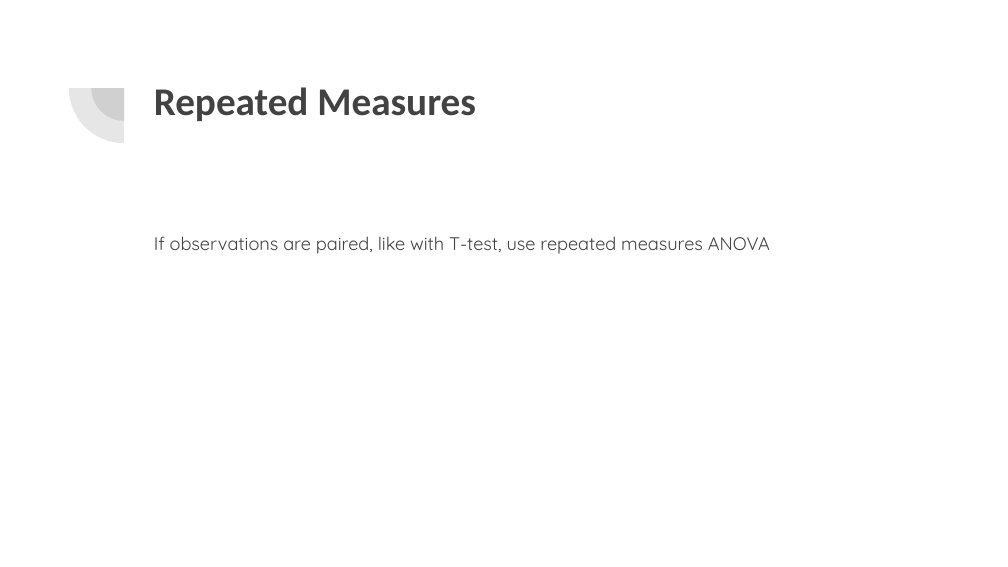
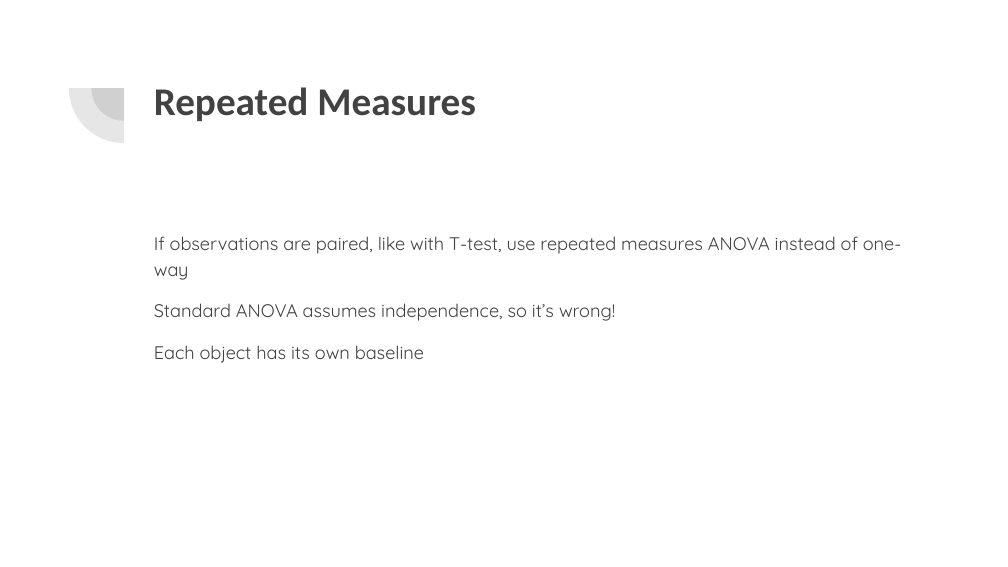
Before and after one commit to rjwrobel86/applied-business-statistics, a slide deck: slide 29 of course-materials/slides/ANOVA.pptx. Drawn at 1008x567 pixels with LibreOffice and Linux fonts; fonts in the diff are those of the drawing. Boxes give left, top, right and bottom in pixels: in the first picture for what was removed or moved away, otherwise in the second. Text is boxed around its words. In the diff, an @@ line names an element or a change of style, - is before the commit and + after.

```diff
--- a/course-materials/slides/ANOVA.pptx
+++ b/course-materials/slides/ANOVA.pptx
@@ text at (154,236,901,363): text changed @@
-If observations are paired, like with T-test, use repeated measures ANOVA
+If observations are paired, like with T-test, use repeated measures ANOVA instead of one-way
+Standard ANOVA assumes independence, so it’s wrong!
+Each object has its own baseline
```
Also in this commit, not shown: 17 other slides changed, 2 slides added, 1 slide removed, 6 other files.
